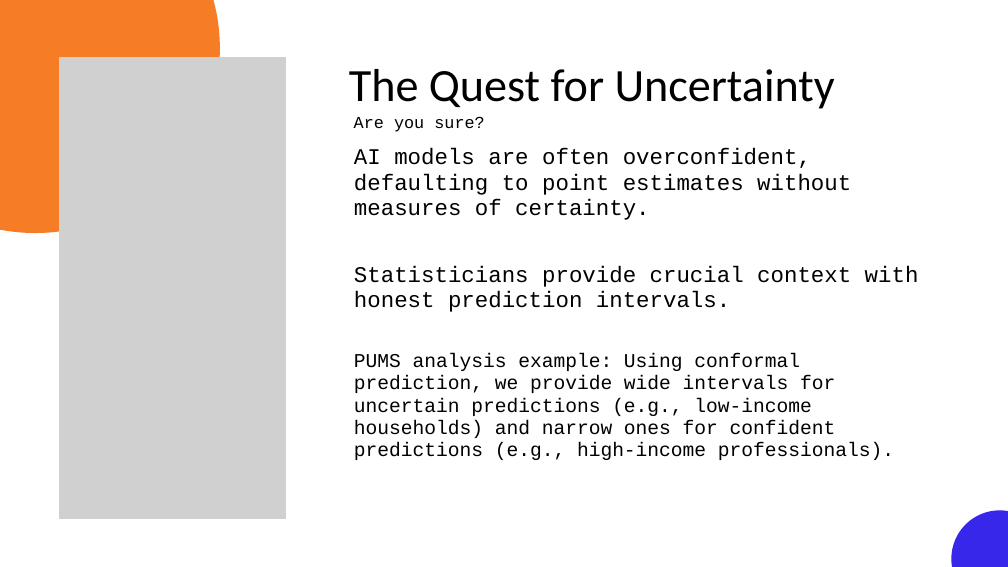
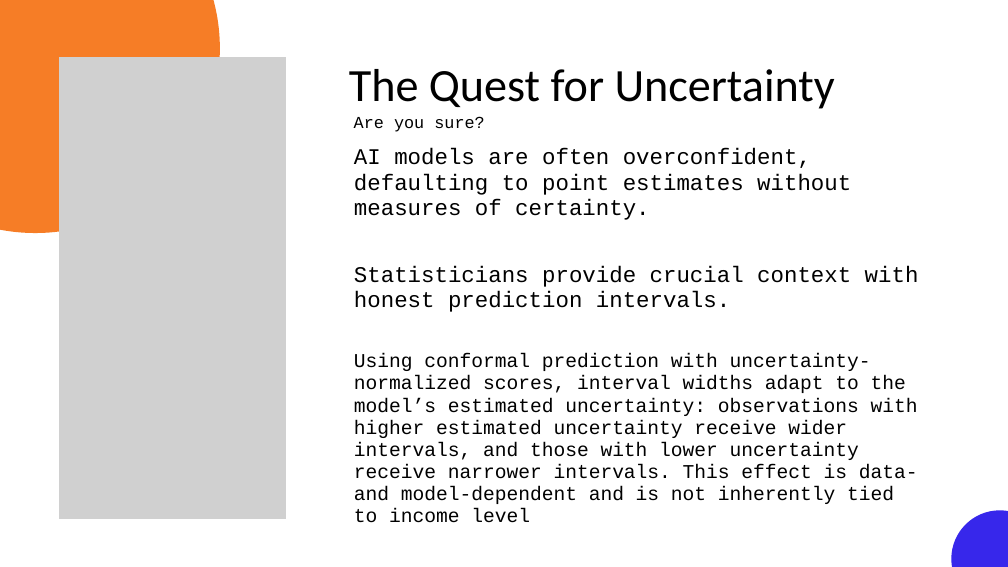
Before and after one commit to pengkodam/ISM-VII2025, a slide deck: slide 16 of ISM Plenary.pptx. Drawn at 1008x567 pixels with LibreOffice and Linux fonts; fonts in the diff are those of the drawing; grey boxes stand for pictures. Boxes give left, top, right and bottom in pixels: in the first picture for what was removed or moved away, otherwise in the second. Text is boxed around its words. In the diff, an @@ line names an element or a change of style, - is before the commit and + after.

Commit message:
edit

```diff
--- a/ISM Plenary.pptx
+++ b/ISM Plenary.pptx
@@ table at bbox=[261, 144, 932, 567] @@
-row 5, column 2: PUMS analysis example: Using conformal prediction, we provide wide intervals for uncertain predictions (e.g., low-income households) and narrow ones for confident predictions (e.g., high-income professionals).
+row 5, column 2: Using conformal prediction with uncertainty-normalized scores, interval widths adapt to the model’s estimated uncertainty: observations with higher estimated uncertainty receive wider intervals, and those with lower uncertainty receive narrower intervals. This effect is data- and model-dependent and is not inherently tied to income level
```
Also in this commit, not shown: 1 other slide changed.
